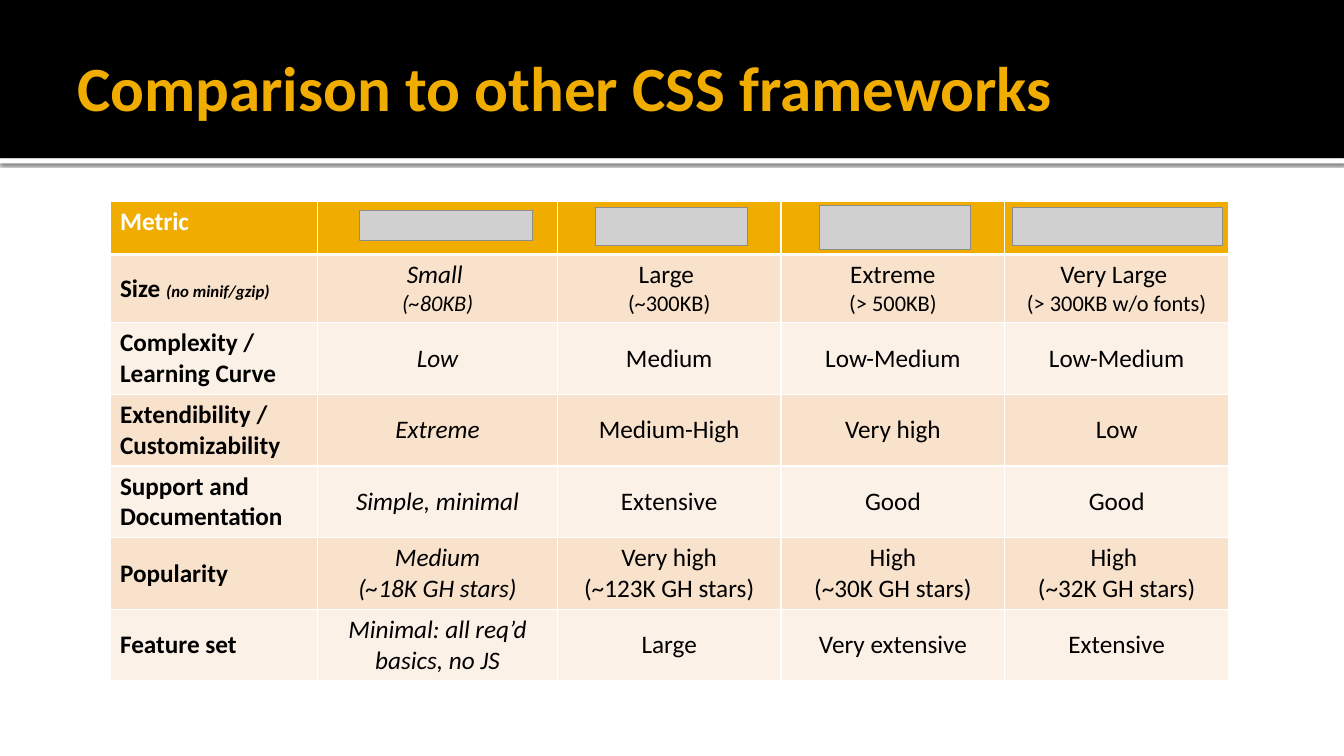
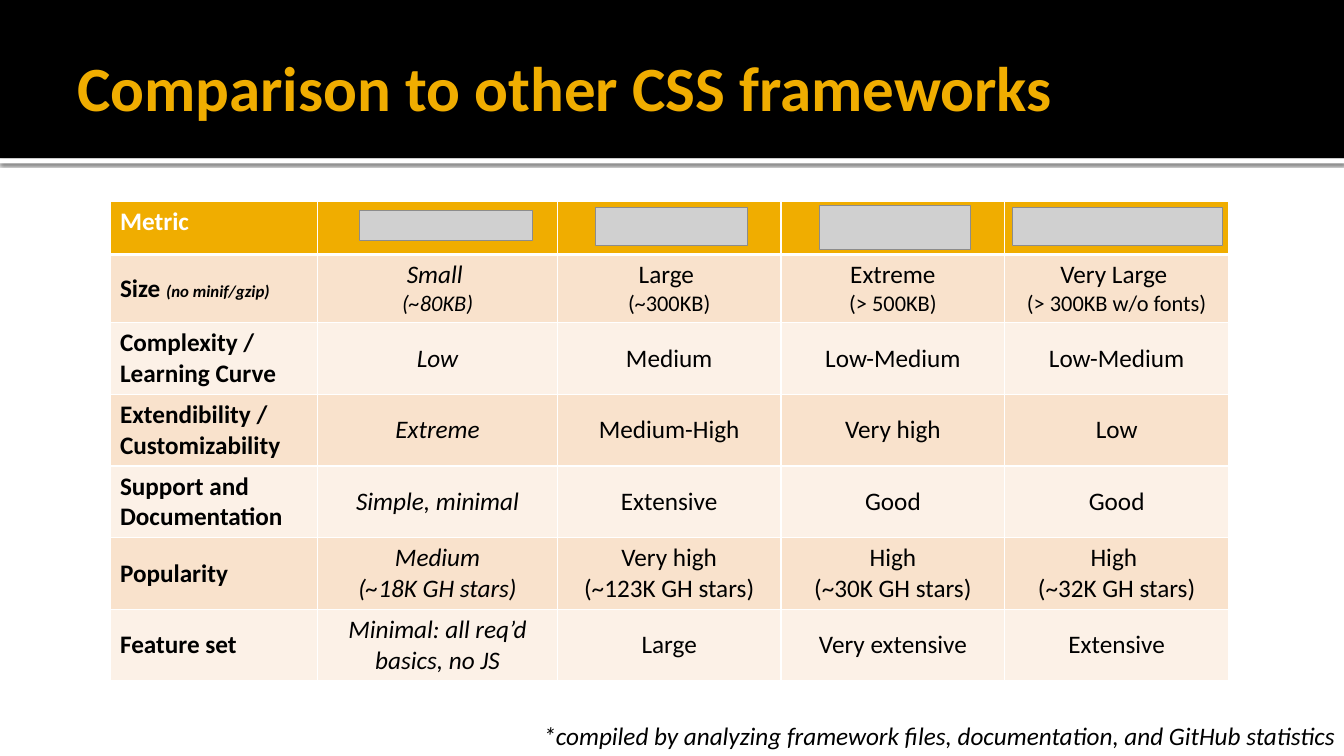
Before and after one commit to jeremyryan/swe_632_tech_talk, a slide deck: slide 12 of SWE_632_Tech_Talk__PureCSS.pptx. Drawn at 1344x756 pixels with LibreOffice and Linux fonts; fonts in the diff are those of the drawing; grey boxes stand for pictures. Boxes give left, top, right and bottom in pixels: in the first picture for what was removed or moved away, otherwise in the second. Text is boxed around its words. In the diff, an @@ line names an element or a change of style, - is before the commit and + after.

```diff
--- a/SWE_632_Tech_Talk__PureCSS.pptx
+++ b/SWE_632_Tech_Talk__PureCSS.pptx
@@ text added at [543,727,1334,750], 18 pt, text #000000, italic @@
+*compiled by analyzing framework files, documentation, and GitHub statistics
```
Also in this commit, not shown: 1 other file.
